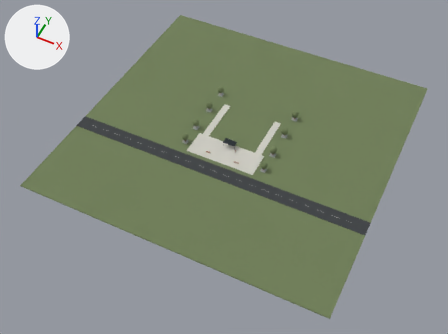
The FBX model Art/Architecture/SM_LegacyTower_Site.fbx as it was, and as the next commit left it.
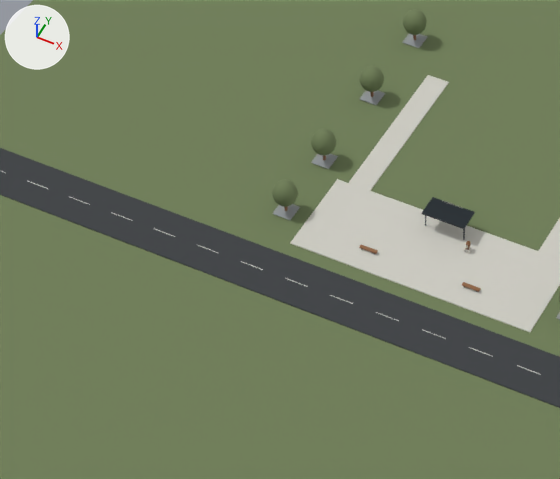
Each version appears first whole from a camera (50 mm lens) standing at (109.0, -237.0, 261.0) and looking at (-1.0, -18.0, -12.0), and next in a close-up on the part from 24% to 58% of the width and 25% to 64% of the height. Arrows for +X, +Y and +Z are at upper left; the lights stay in place. The last two pictures show the newer version. Objects named as collision shapes, trigger or cutter boxes, shadow casters or lower levels of detail are left out. Vertices at exactly the same position are counted once.

In view in the first close-up: 'SM_LegacyTower_Site'.
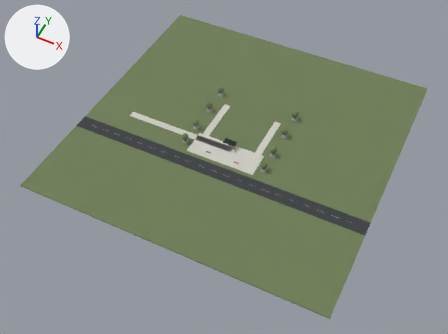
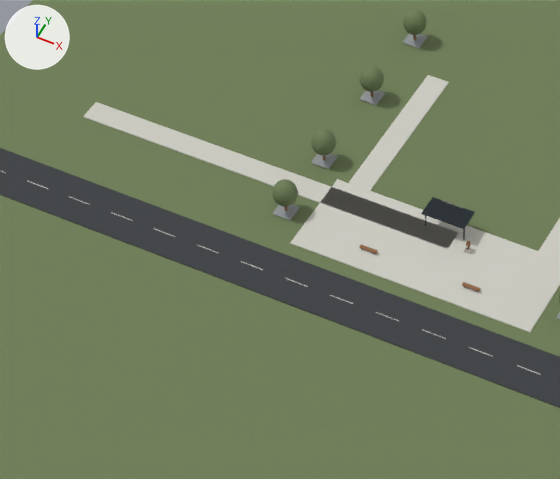
Patch to the scene script:
```diff
--- a/Art/Architecture/SM_LegacyTower_Site.fbx.py
+++ b/Art/Architecture/SM_LegacyTower_Site.fbx.py
@@ me_campus_ground_001 @@
 # used by ob_sm_legacytower_site; location = (0.0, 0.0, 0.0)
-me_campus_ground_001.from_pydata(...)  # 3876 vertices, 4636 faces; spans x -90.0..90.0, y -90.0..90.0, z -1.0..6.0
+me_campus_ground_001.from_pydata(...)  # 3900 vertices, 4662 faces; spans x -90.0..90.0, y -90.0..90.0, z -1.0..6.0
+# me_campus_ground_001 part 1: the loose piece of 24 vertices spanning x -27.0..-23.0, y -22.0..-18.0, z 0.0 is copied, and the copy is scaled about its middle by (20.7, 1.21, 3.53), then moved by (-7.0, 6.0, 0.0), in mat_m_architecture_stone (light grey #cecdc4); it spans x -66.0..2.0, y -16.0..-12.0, z 0.0
 me_campus_ground_001.materials.append(mat_m_architecture_grass)
```

Pixel boxes [x1, y1, x2, y2] of what changed, in the close-ups (560 x 479 px):
part 1 of me_campus_ground_001, added
    after: [83, 102, 458, 249]
